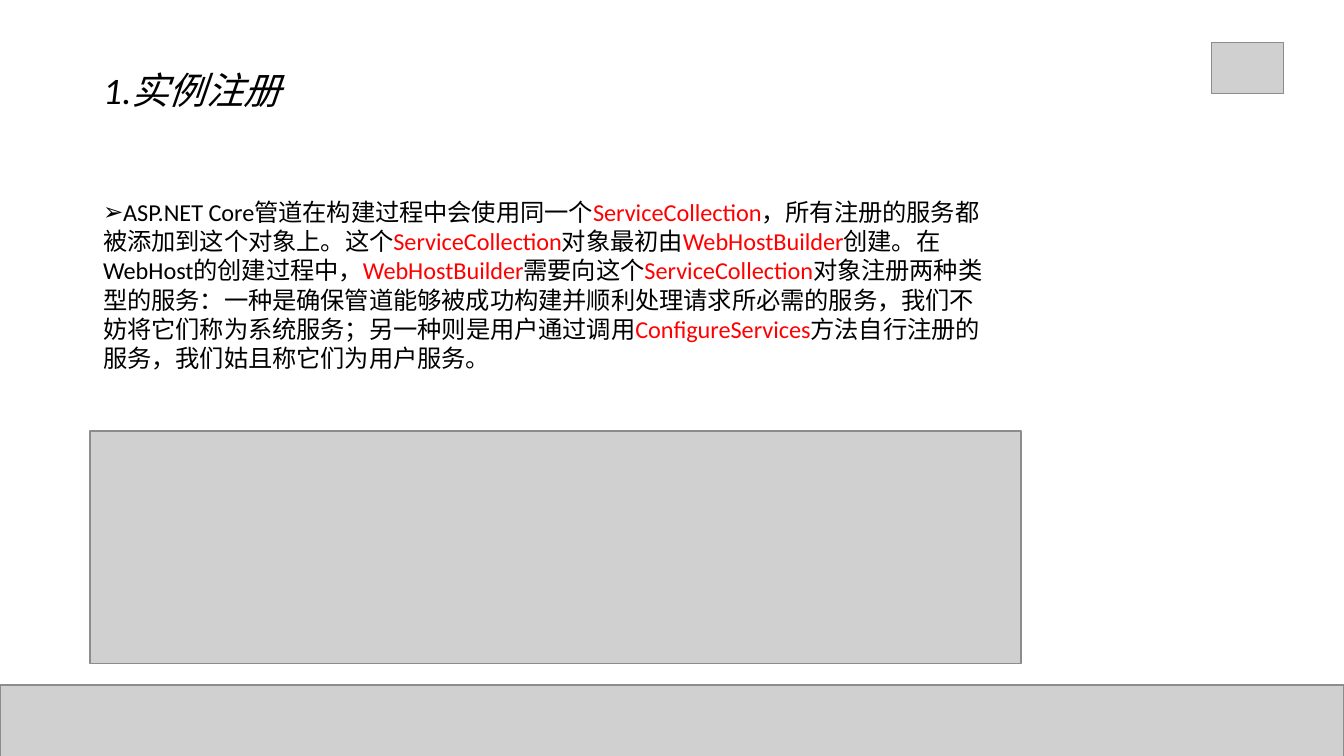
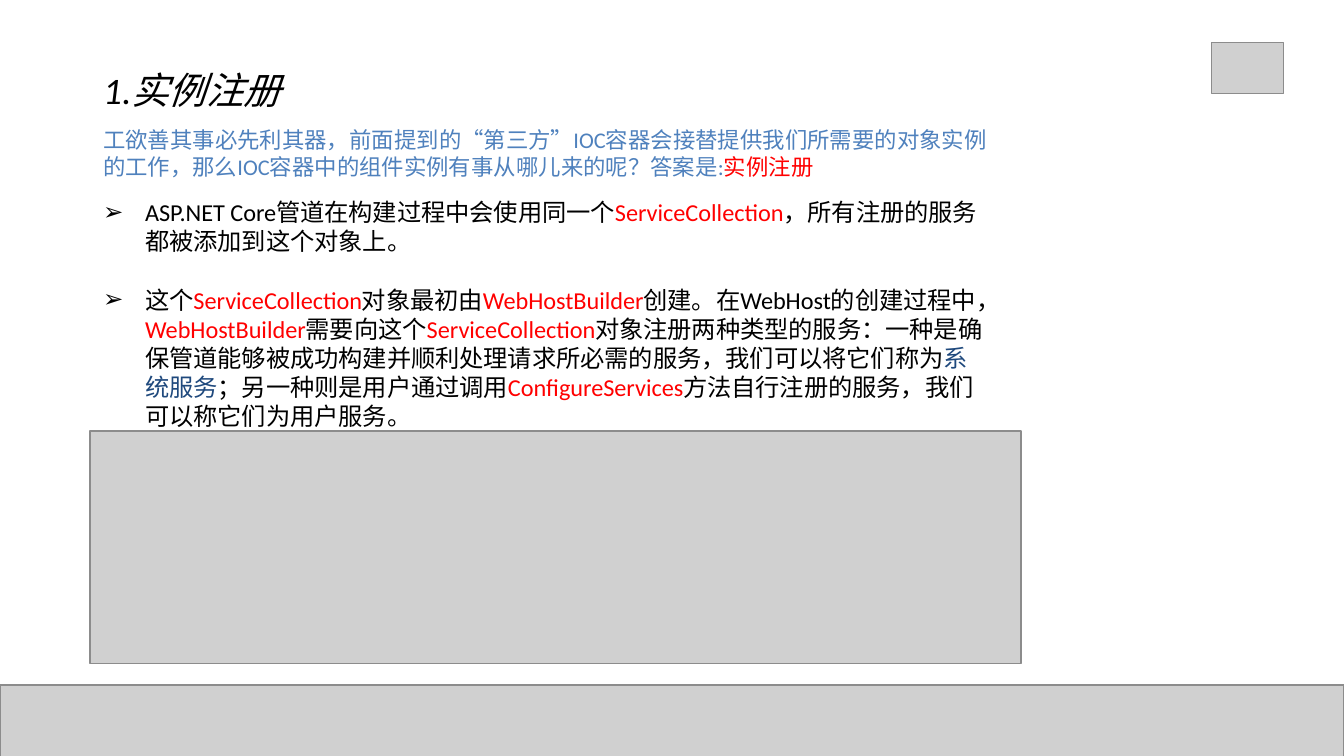
Before and after one commit to Mrchensama/DependenceInjection, a slide deck: slide 14 of 陈胡-依赖注入.pptx. Drawn at 1344x756 pixels with LibreOffice and Linux fonts; fonts in the diff are those of the drawing; grey boxes stand for pictures. Boxes give left, top, right and bottom in pixels: in the first picture for what was removed or moved away, otherwise in the second. Text is boxed around its words. In the diff, an @@ line names an element or a change of style, - is before the commit and + after.

```diff
--- a/陈胡-依赖注入.pptx
+++ b/陈胡-依赖注入.pptx
@@ text added at bbox=[103, 129, 987, 177], 12 pt, text #4F81BD @@
+工欲善其事必先利其器，前面提到的“第三方”IOC容器会接替提供我们所需要的对象实例的工作，那么IOC容器中的组件实例有事从哪儿来的呢？答案是:实例注册
@@ text at bbox=[145, 201, 1000, 431]: text changed @@
-➢ ASP.NET Core管道在构建过程中会使用同一个ServiceCollection，所有注册的服务都被添加到这个对象上。这个ServiceCollection对象最初由WebHostBuilder创建。在WebHost的创建过程中，WebHostBuilder需要向这个ServiceCollection对象注册两种类型的服务：一种是确保管道能够被成功构建并顺利处理请求所必需的服务，我们不妨将它们称为系统服务；另一种则是用户通过调用ConfigureServices方法自行注册的服务，我们姑且称它们为用户服务。
+➢ ASP.NET Core管道在构建过程中会使用同一个ServiceCollection，所有注册的服务都被添加到这个对象上。
+➢ 这个ServiceCollection对象最初由WebHostBuilder创建。在WebHost的创建过程中，WebHostBuilder需要向这个ServiceCollection对象注册两种类型的服务：一种是确保管道能够被成功构建并顺利处理请求所必需的服务，我们可以将它们称为系统服务；另一种则是用户通过调用ConfigureServices方法自行注册的服务，我们可以称它们为用户服务。
```
Also in this commit, not shown: 28 other slides changed, 4 slides added, 4 slides removed, 5 other files.
